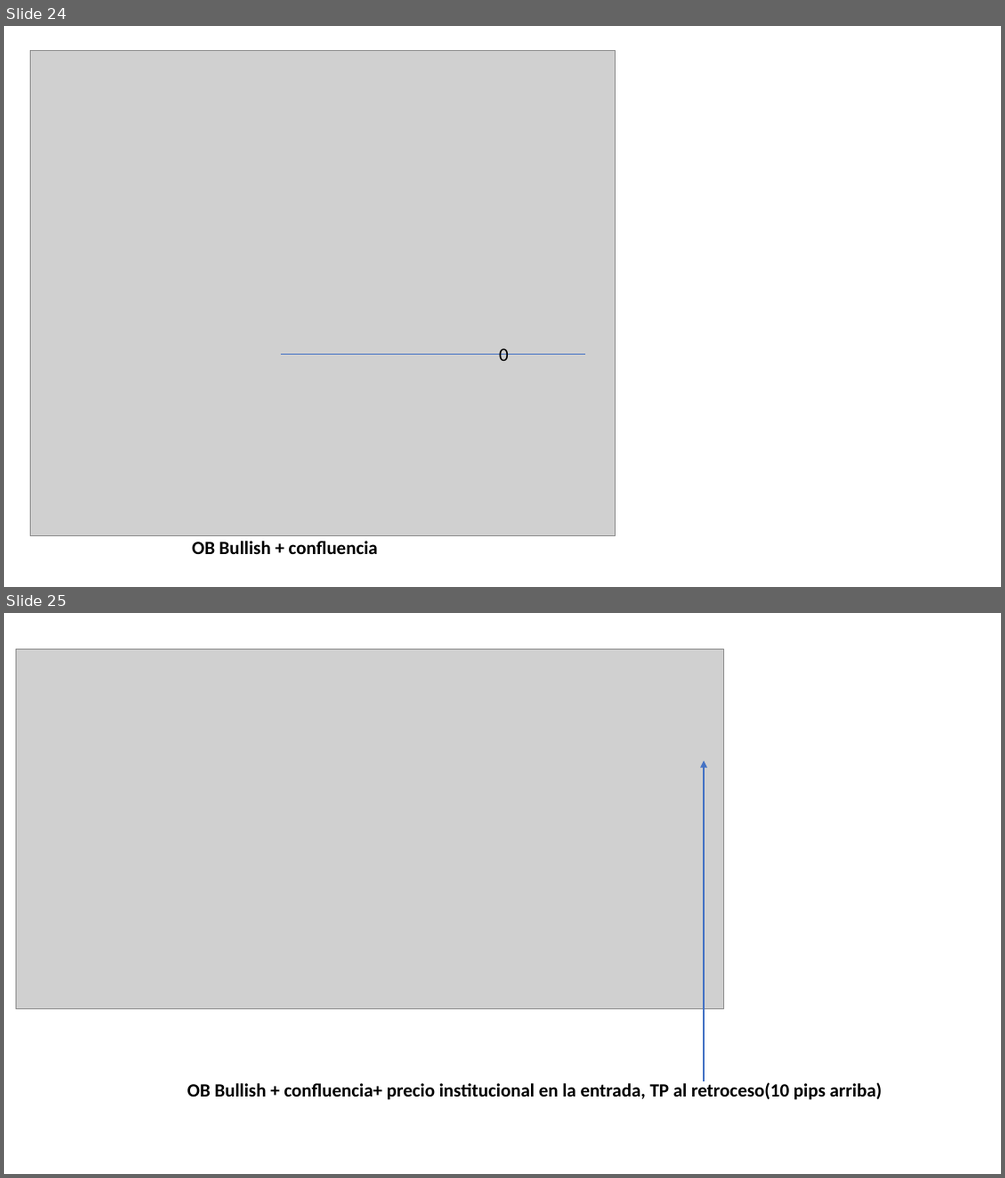
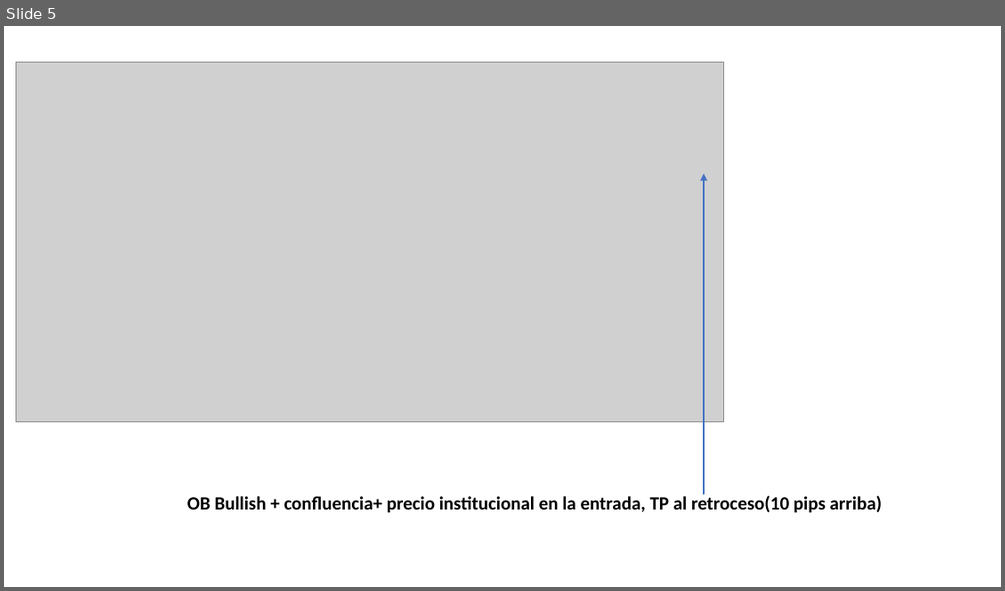
Before and after one commit to Edd1eware/Yields_Academy, a slide deck: Manual_YIELDS_ACADEMY.pptx. Shown one above the other, each under a label of ours: slides 24 and 25 before the commit, slide 5 after it. The pictures are 1005x1178 and 1005x591 pixels, drawn with LibreOffice and Linux fonts; fonts in the diff are those of the drawing; grey boxes stand for pictures. Boxes give left, top, right and bottom in pixels: in the first picture for what was removed or moved away, otherwise in the second. Text is boxed around its words. In the diff, an @@ line names an element or a change of style, - is before the commit and + after.

```diff
--- a/Manual_YIELDS_ACADEMY.pptx
+++ b/Manual_YIELDS_ACADEMY.pptx
@@ slide 24 removed at (4,26,1001,587), background #FFFFFF @@
@@ picture removed at (30,51,615,535) @@
@@ line removed from (281, 354) to (585, 354) @@
@@ text removed at (499,348,509,361) @@
-0
@@ text removed at (192,540,378,554) @@
-OB Bullish + confluencia
@@ what was slide 25 is now slide 5 @@
```
Also in this commit, not shown: 4 slides added, 56 other slides removed.
